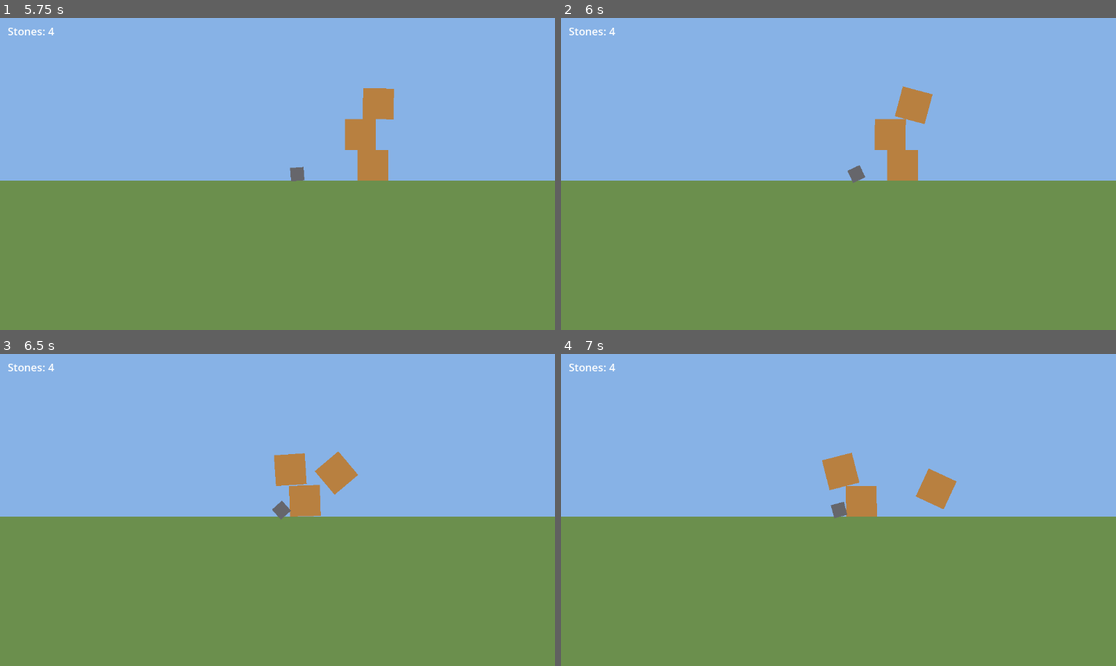
Above: before the commit, frames 1-4 (two rows, left to right).
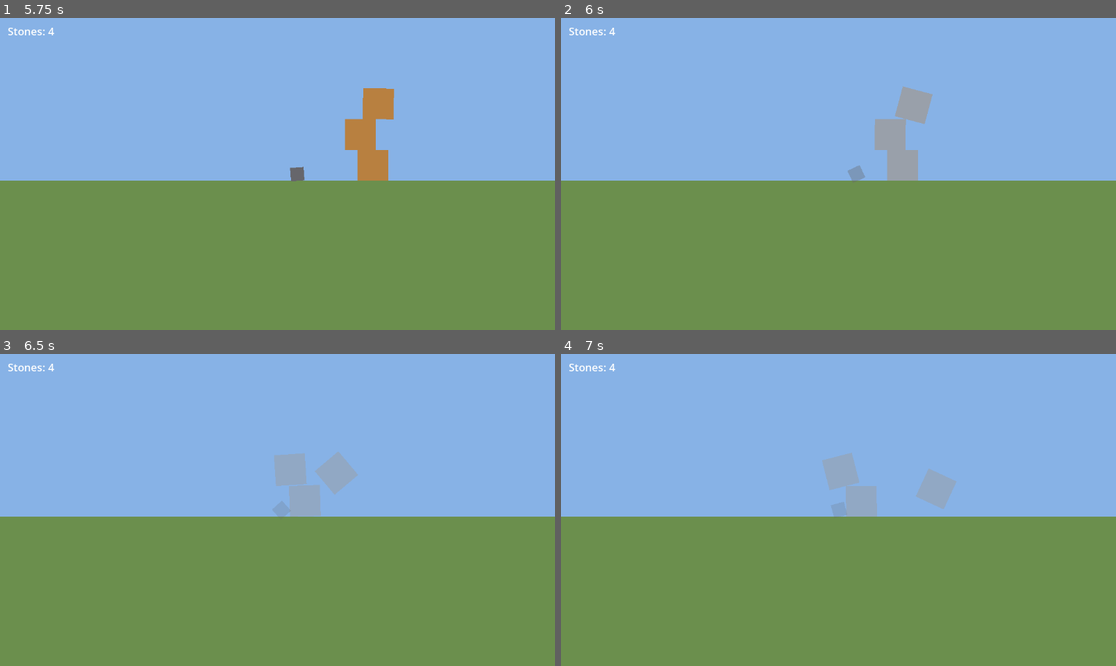
Above: after the commit, the same moments.

Repository: hazlema/kingdom-crumble
Game: Godot game, scene res://scenes/main_menu.tscn
The game is run twice, just before and just after one commit, with the same random seed, the same clock (stepped at 60 frames per second) and the same inputs.
Inputs (mouse positions are in pixels of both pictures, inside the frame that each line leads up to):
- Up to frame 1 (5.75 s): click "🌿 Chill" at 0.5 s; tap Enter (advance) at 1.25, 1.35, 4.35 s; move the mouse to (399, 158) at 1.27 s; hold . (scout_right) 1.28-2 s; click (399, 158) at 1.42 s; tap Left (aim_left) at 1.55, 4.55 s; drag from (166, 189) to (249, 236) at 2.02 s; move the mouse to (333, 105) at 2.77 s; hold . (scout_right) 2.78-3.5 s; hold Space (fire) 2.78-3.5 s; tap Right (aim_right) at 2.85 s; drag from (249, 236) to (111, 127) at 3.52 s; move the mouse to (444, 220) at 4.27 s; hold , (scout_left) 4.28-5 s; drag from (111, 127) to (194, 96) at 5.02 s
- Up to frame 2 (6 s): move the mouse to (866, 174) at 5.77 s; hold B (backdrop_toggle, bound only after the commit) from 5.78 s (still down); hold Space (fire) from 5.78 s (still down); tap Right (aim_right) at 5.85 s; click (866, 174) at 5.92 s
- Up to frame 3 (6.5 s): keep holding B (backdrop_toggle, bound only after the commit); keep holding Space (fire)
- Up to frame 4 (7 s): release B (backdrop_toggle, bound only after the commit) at 6.5 s; release Space (fire) at 6.5 s; drag from (755, 432) to (727, 525) at 6.52 s

Frame 1 is identical in both runs. In frame 2, 1.8% of the frame differs, in the area x 51-67%, y 21-53%; in frame 3, 1.8%; in frame 4, 1.8%.

Commit message:
feat: backdrop mode hotkey (B) dims gameplay to 20% opacity
Adds a backdrop_toggle action (KEY_B) so the player can admire the
background art. Toggling tweens the trebuchet, all crates, and the
active stone to 20% opacity over 0.25s; toggling again restores full
opacity. Deliberately dims rather than hides so an accidental press
stays self-explanatory. HUD is unaffected.

- BackdropMode (RefCounted) holds the toggle state, unit-tested
- backdrop_toggle added to GameInput.BINDINGS and its action test

Co-Authored-By: Claude Fable 5 <noreply@anthropic.com>

Diff:
--- /dev/null
+++ b/src/level/backdrop_mode.gd
@@ -0,0 +1,11 @@
+# src/level/backdrop_mode.gd
+class_name BackdropMode
+extends RefCounted
+
+const DIM_ALPHA := 0.2
+
+var active := false
+
+func toggle() -> float:
+	active = not active
+	return DIM_ALPHA if active else 1.0
--- a/src/level/level.gd
+++ b/src/level/level.gd
@@ -13,6 +13,7 @@
 var _resolve_clock := 0.0
 var _ledger := LeanLedger.new()
 var _active_stone: Stone
+var _backdrop := BackdropMode.new()
 
 @onready var trebuchet: Trebuchet = $Trebuchet
 @onready var cam: CameraDirector = $CameraDirector
@@ -27,6 +28,8 @@
 	trebuchet.fired.connect(_on_fired)
 
 func _physics_process(delta: float) -> void:
+	if Input.is_action_just_pressed("backdrop_toggle"):
+		_apply_backdrop_alpha(_backdrop.toggle())
 	match state:
 		State.AIMING:
 			trebuchet.process_aim(delta)
@@ -85,6 +88,15 @@
 				await get_tree().create_timer(1.2).timeout
 				hud.clear_banner()
 
+func _apply_backdrop_alpha(alpha: float) -> void:
+	var targets: Array = [trebuchet]
+	targets.append_array(_crates())
+	if is_instance_valid(_active_stone):
+		targets.append(_active_stone)
+	var tween := create_tween().set_parallel(true)
+	for target in targets:
+		tween.tween_property(target, "modulate:a", alpha, 0.25)
+
 func _crates() -> Array:
 	return get_tree().get_nodes_in_group("crates")
 
--- a/src/settings/game_input.gd
+++ b/src/settings/game_input.gd
@@ -7,6 +7,7 @@
 	"advance": [KEY_ENTER],
 	"scout_left": [KEY_COMMA, KEY_Q],
 	"scout_right": [KEY_PERIOD, KEY_E],
+	"backdrop_toggle": [KEY_B],
 }
 
 func _ready() -> void:
--- /dev/null
+++ b/tests/unit/test_backdrop_mode.gd
@@ -0,0 +1,18 @@
+extends GutTest
+
+func test_fresh_instance_not_active():
+	var mode := BackdropMode.new()
+	assert_false(mode.active)
+
+func test_first_toggle_dims_and_activates():
+	var mode := BackdropMode.new()
+	var alpha := mode.toggle()
+	assert_almost_eq(alpha, BackdropMode.DIM_ALPHA, 0.0001)
+	assert_true(mode.active)
+
+func test_second_toggle_restores_and_deactivates():
+	var mode := BackdropMode.new()
+	mode.toggle()
+	var alpha := mode.toggle()
+	assert_almost_eq(alpha, 1.0, 0.0001)
+	assert_false(mode.active)
--- a/tests/unit/test_game_input.gd
+++ b/tests/unit/test_game_input.gd
@@ -2,7 +2,7 @@
 
 func test_actions_registered():
 	GameInput.ensure_actions()
-	for action in ["aim_left", "aim_right", "fire", "advance", "scout_left", "scout_right"]:
+	for action in ["aim_left", "aim_right", "fire", "advance", "scout_left", "scout_right", "backdrop_toggle"]:
 		assert_true(InputMap.has_action(action), action)
 
 func test_ensure_actions_is_idempotent():
Not shown, added: src/level/backdrop_mode.gd.uid
Not shown, added: tests/unit/test_backdrop_mode.gd.uid
